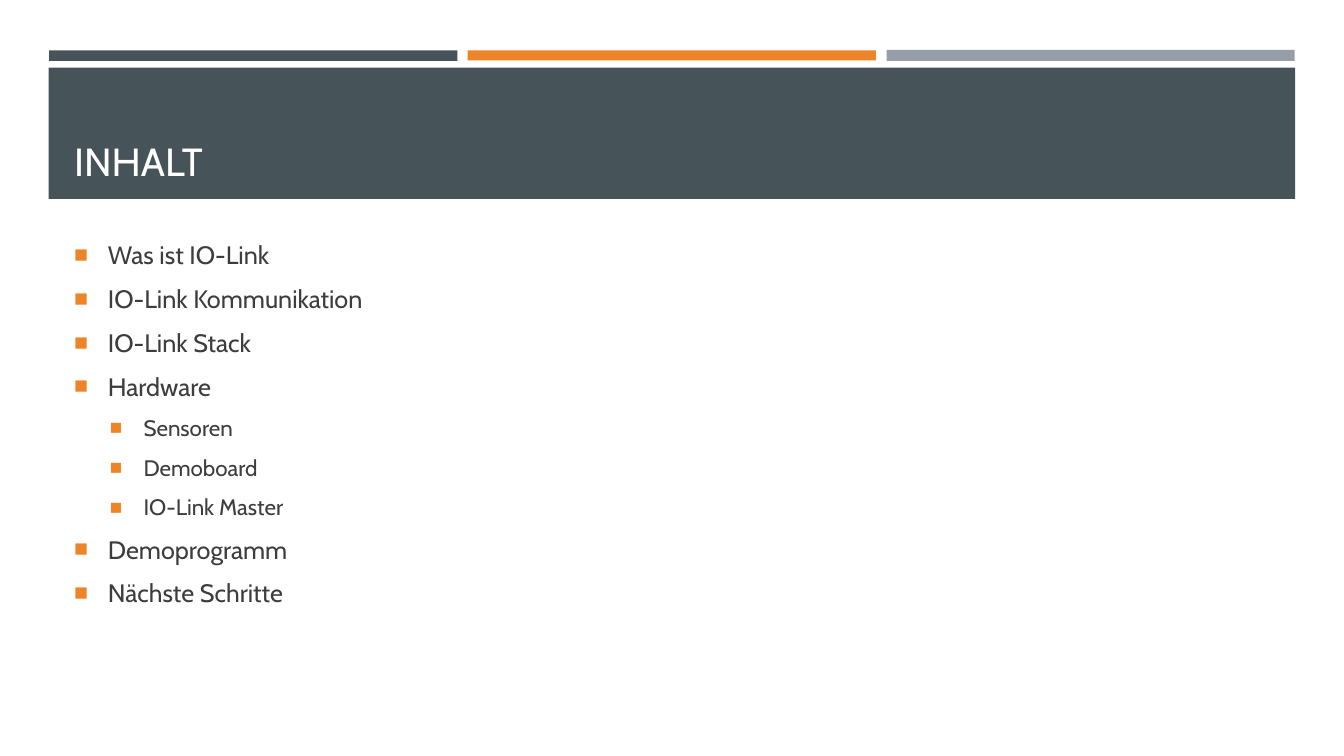
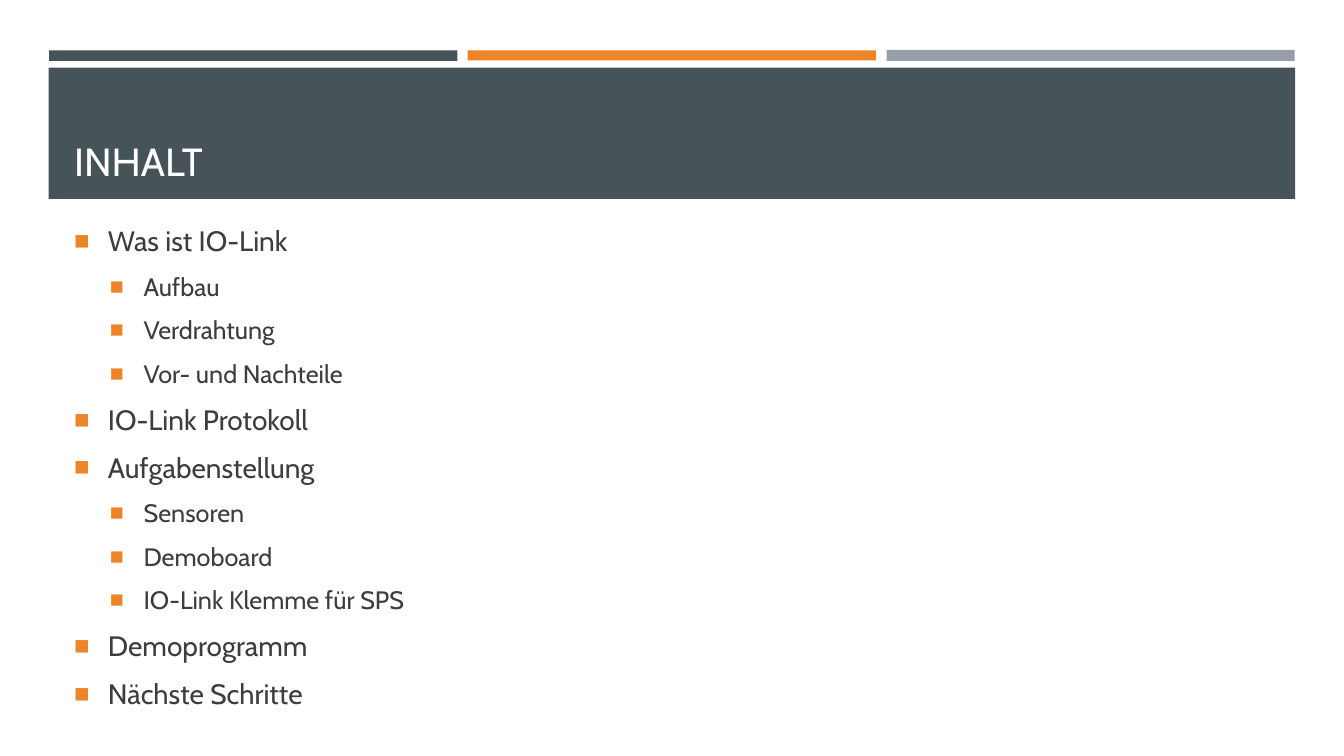
Before and after one commit to StefanieSchmidiger/BDA, a slide deck: slide 2 of Dokumentation/Zwischenpräsentation.pptx. Drawn at 1344x756 pixels with LibreOffice and Linux fonts; fonts in the diff are those of the drawing. Boxes give left, top, right and bottom in pixels: in the first picture for what was removed or moved away, otherwise in the second. Text is boxed around its words. In the diff, an @@ line names an element or a change of style, - is before the commit and + after.

```diff
--- a/Dokumentation/Zwischenpräsentation.pptx
+++ b/Dokumentation/Zwischenpräsentation.pptx
@@ text at (108,230,308,705): size 18 to 20 pt in "Was ist IO-Link", "Demoprogramm", "Nächste Schritte"; size 16 to 18 pt in "Sensoren", "Demoboard" @@
@@ text at (108,277,343,484): text changed @@
-■ IO-Link Kommunikation
-■ IO-Link Stack
-■ Hardware
+  ■ Aufbau
+  ■ Verdrahtung
+  ■ Vor- und Nachteile
+■ IO-Link Protokoll
+■ Aufgabenstellung
@@ text at (144,590,404,610): text changed; size 16 to 18 pt @@
-  ■ IO-Link Master
+  ■ IO-Link Klemme für SPS
```
Also in this commit, not shown: 8 other slides changed, 4 slides added, 2 slides removed, 12 other files.
